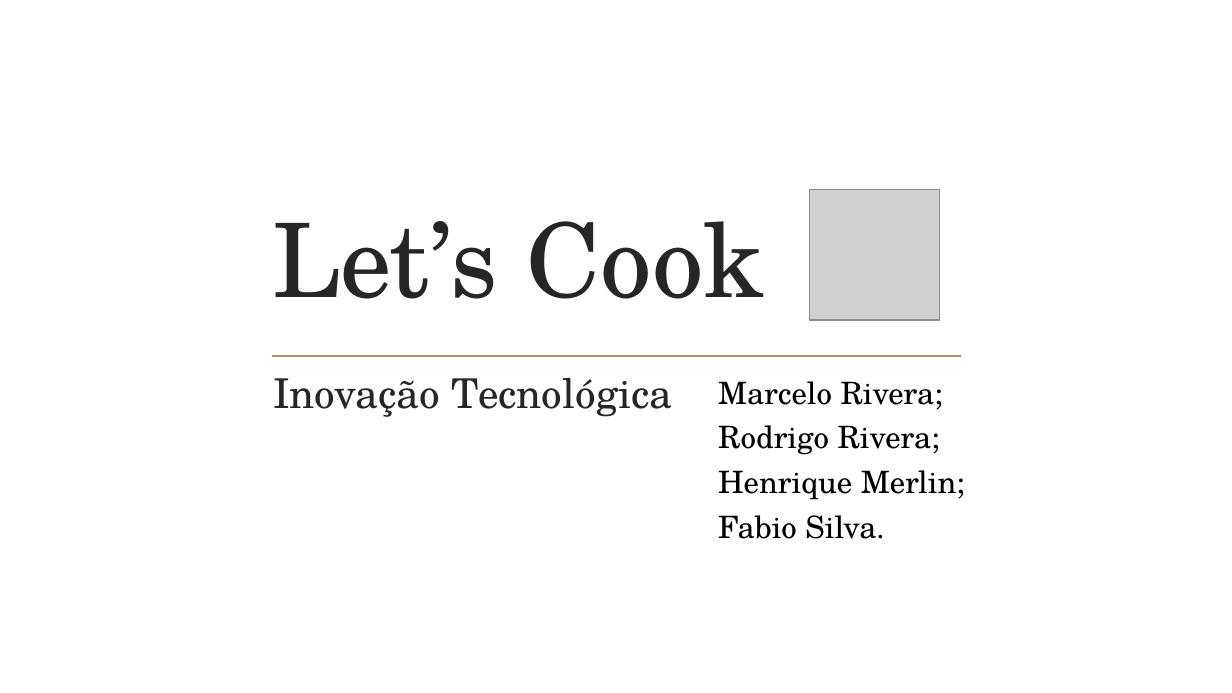
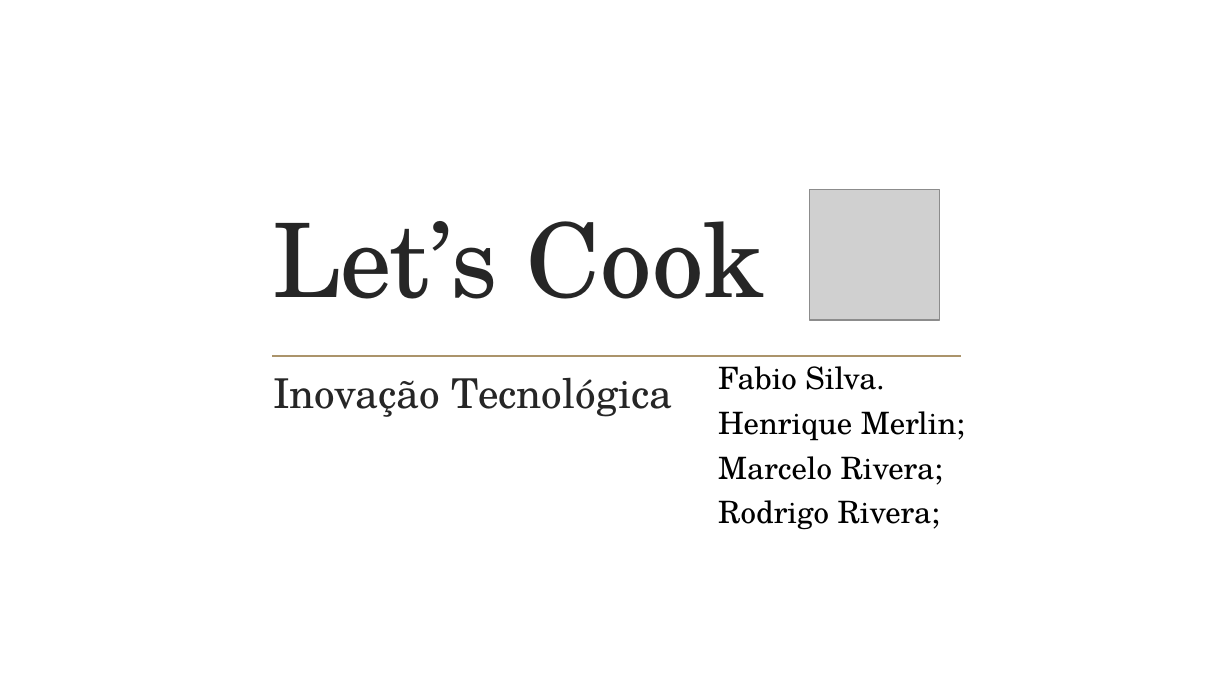
Before and after one commit to papletscook/letscook-doc, a slide deck: slide 1 of projeto/LetsCook_02.pptx. Drawn at 1232x693 pixels with LibreOffice and Linux fonts; fonts in the diff are those of the drawing; grey boxes stand for pictures; background and template pictures are left out. Boxes give left, top, right and bottom in pixels: in the first picture for what was removed or moved away, otherwise in the second. Text is boxed around its words. In the diff, an @@ line names an element or a change of style, - is before the commit and + after.

```diff
--- a/projeto/LetsCook_02.pptx
+++ b/projeto/LetsCook_02.pptx
@@ subtitle "Fabio Silva.": place and size @@
-subtitle "Fabio Silva." at bbox=[718, 381, 965, 539]
+subtitle "Fabio Silva." at bbox=[718, 366, 965, 530]
@@ subtitle at bbox=[718, 366, 965, 441]: paragraphs added @@
+Fabio Silva.
+Henrique Merlin;
@@ subtitle at bbox=[718, 470, 965, 539]: paragraphs removed @@
-Henrique Merlin;
-Fabio Silva.
```
Also in this commit, not shown: 4 other slides changed, 1 slide added, 1 slide removed, 1 other file.
